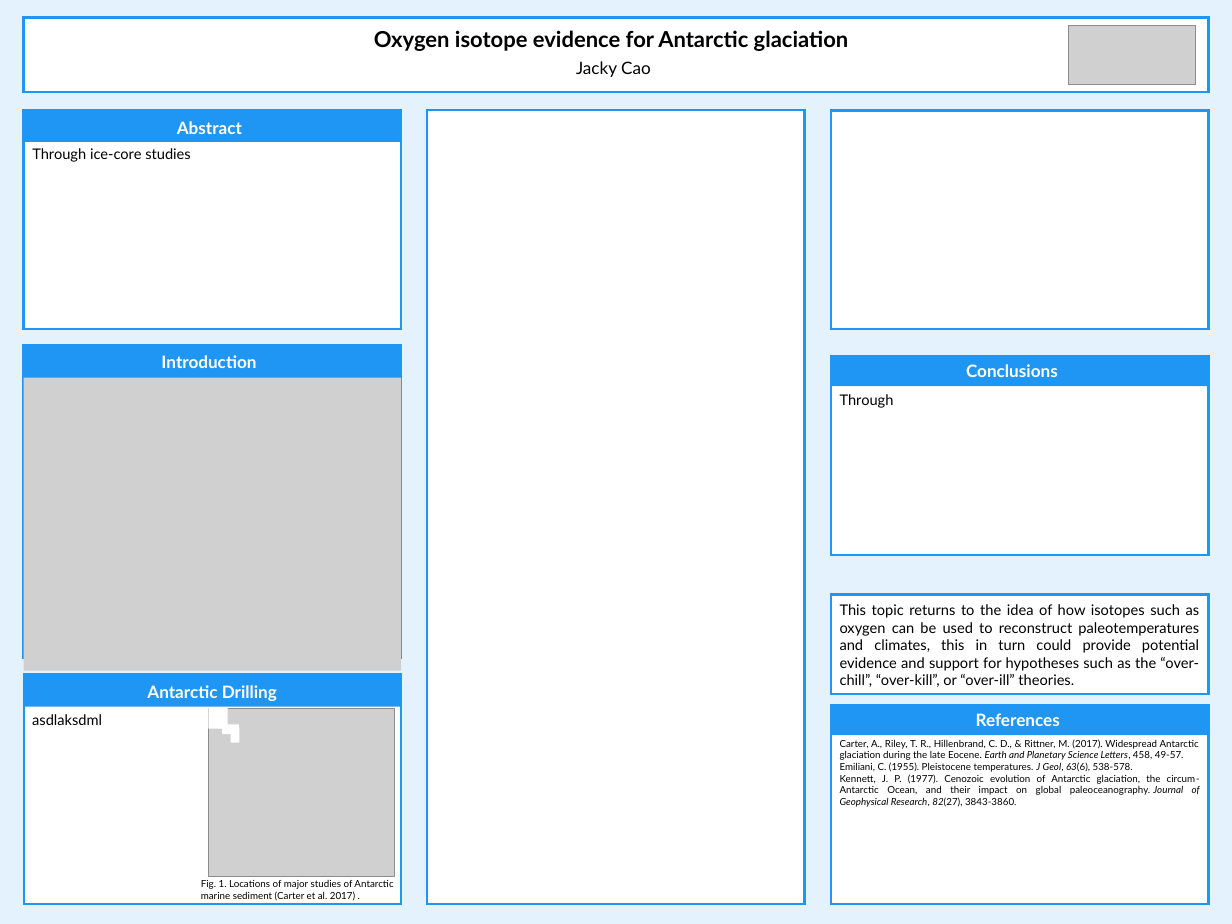
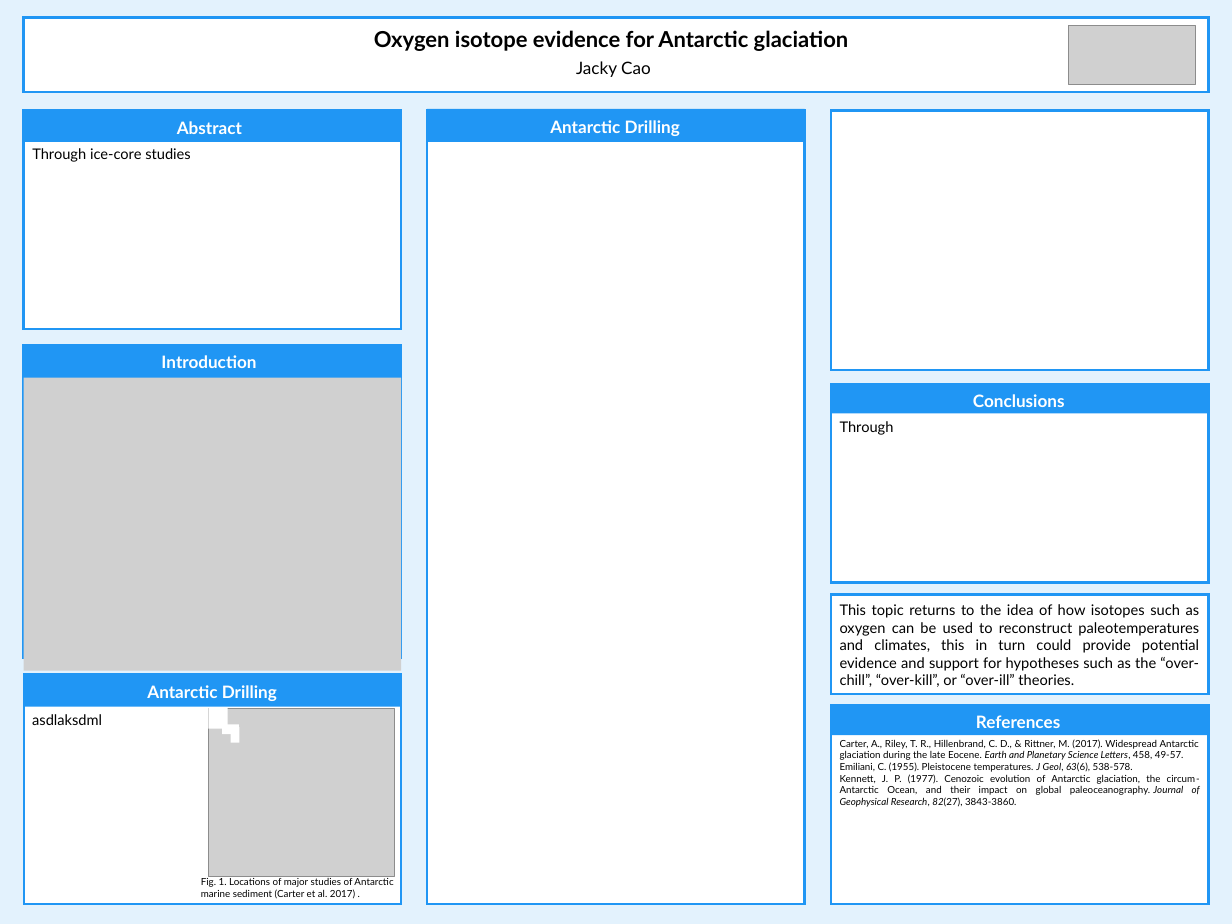
Before and after one commit to cao-jacky/degree_level4, a slide deck: slide 1 of earth_system_and_climate_4/term_2/poster/oxygen_poster.pptx. Drawn at 1232x924 pixels with LibreOffice and Linux fonts; fonts in the diff are those of the drawing; grey boxes stand for pictures. Boxes give left, top, right and bottom in pixels: in the first picture for what was removed or moved away, otherwise in the second. Text is boxed around its words. In the diff, an @@ line names an element or a change of style, - is before the commit and + after.

```diff
--- a/earth_system_and_climate_4/term_2/poster/oxygen_poster.pptx
+++ b/earth_system_and_climate_4/term_2/poster/oxygen_poster.pptx
@@ rectangle added at bbox=[427, 109, 804, 143], fill #2096F4 @@
@@ rectangle: place and size @@
-rectangle at bbox=[831, 110, 1208, 329]
+rectangle at bbox=[831, 110, 1208, 370]
@@ text added at bbox=[550, 120, 680, 136], 14 pt, text #FFFFFF, bold @@
+Antarctic Drilling
@@ 2 rectangles, 1 text: place and size @@
-2 rectangles, 1 text at bbox=[831, 356, 1208, 554]
+2 rectangles, 1 text at bbox=[831, 384, 1208, 582]
@@ text "Conclusions": place and size @@
-text "Conclusions" at bbox=[966, 364, 1058, 377]
+text "Conclusions" at bbox=[973, 394, 1065, 407]
```
Also in this commit, not shown: 2 other files.
